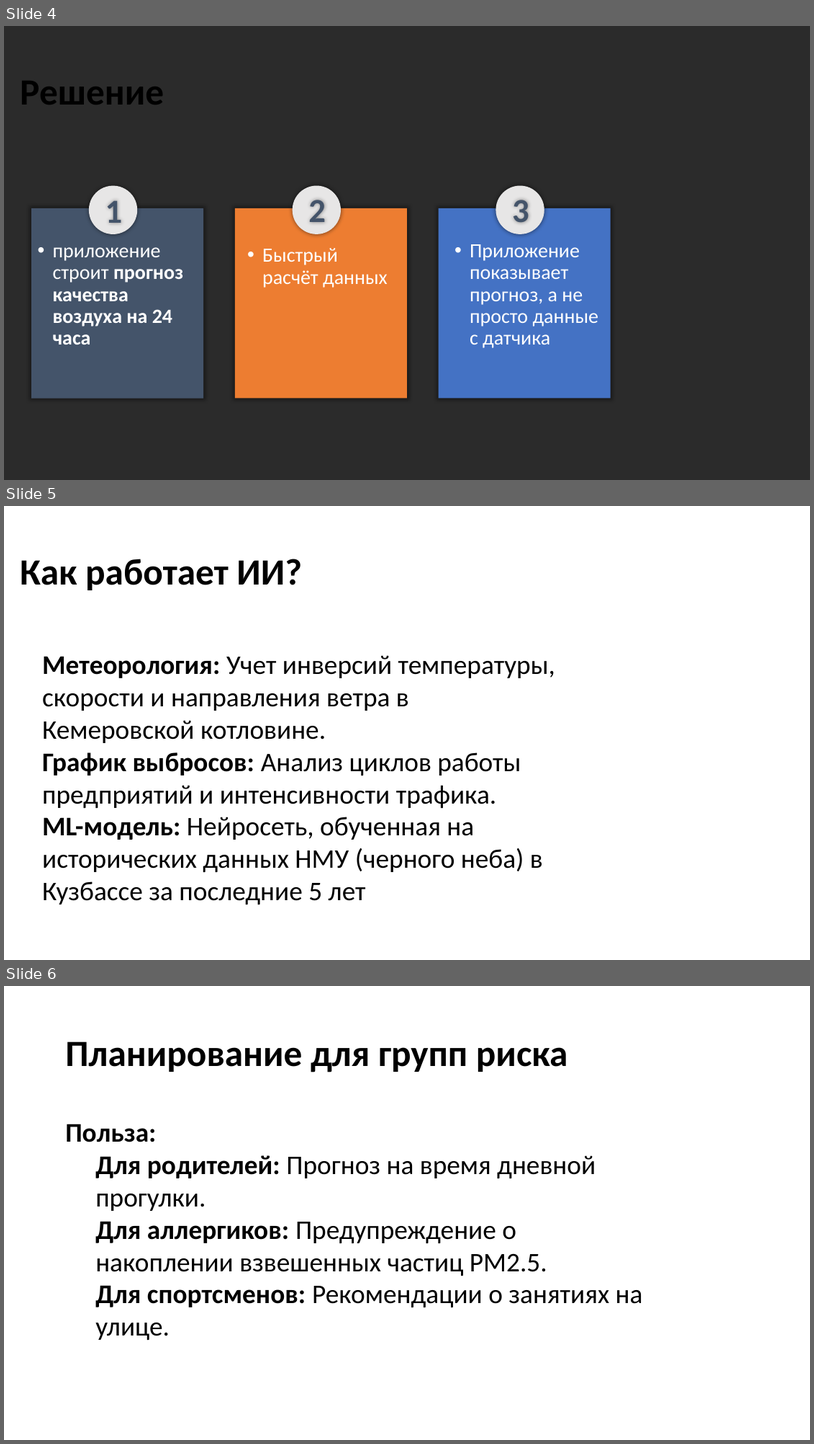
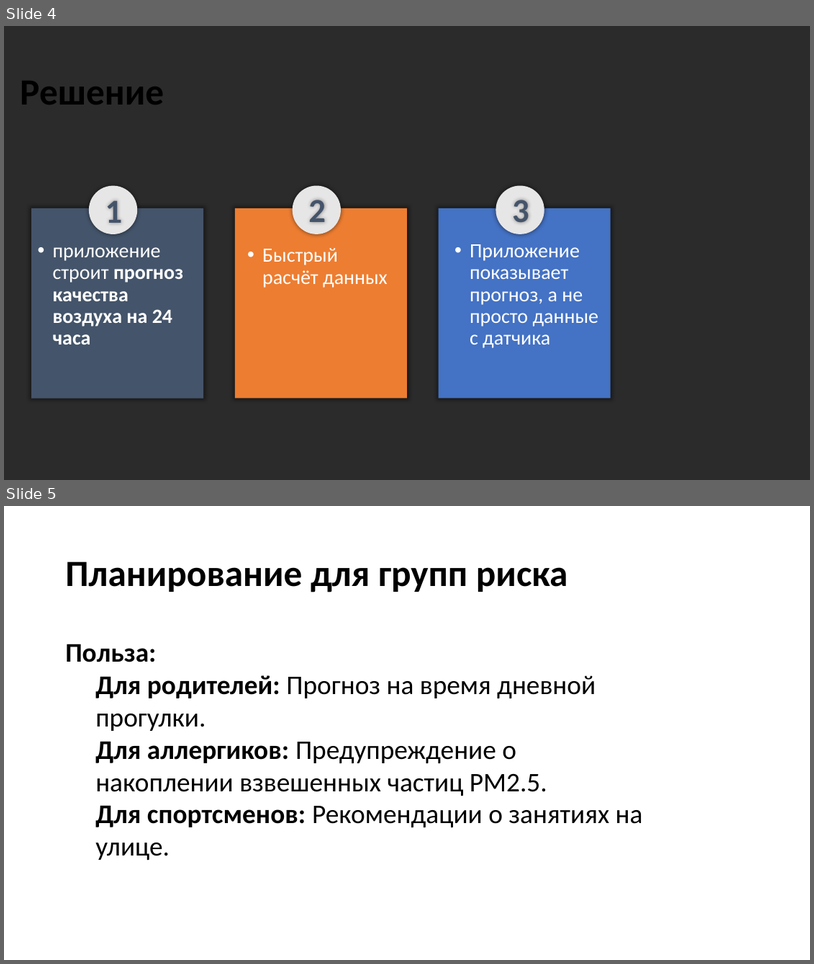
Before and after one commit to RaneKup/AQIbot, a slide deck: Air Project.pptx. Shown one above the other, each under a label of ours: slides 4, 5 and 6 before the commit, slides 4 and 5 after it. The pictures are 814x1444 and 814x964 pixels, drawn with LibreOffice and Linux fonts; fonts in the diff are those of the drawing; background and template pictures are left out; a plain dark background stands for a picture behind light text. Boxes give left, top, right and bottom in pixels: in the first picture for what was removed or moved away, otherwise in the second. Text is boxed around its words. In the diff, an @@ line names an element or a change of style, - is before the commit and + after.

```diff
--- a/Air Project.pptx
+++ b/Air Project.pptx
@@ slide 5 removed at (4, 506, 810, 960), background picture (left out) @@
@@ title removed at (20, 559, 302, 590) @@
-Как работает ИИ?
@@ text removed at (42, 655, 556, 904) @@
-Метеорология: Учет инверсий температуры, скорости и направления ветра в Кемеровской котловине.
-График выбросов: Анализ циклов работы предприятий и интенсивности трафика.
-ML-модель: Нейросеть, обученная на исторических данных НМУ (черного неба) в Кузбассе за последние 5 лет
@@ what was slide 6 is now slide 5 @@
```
